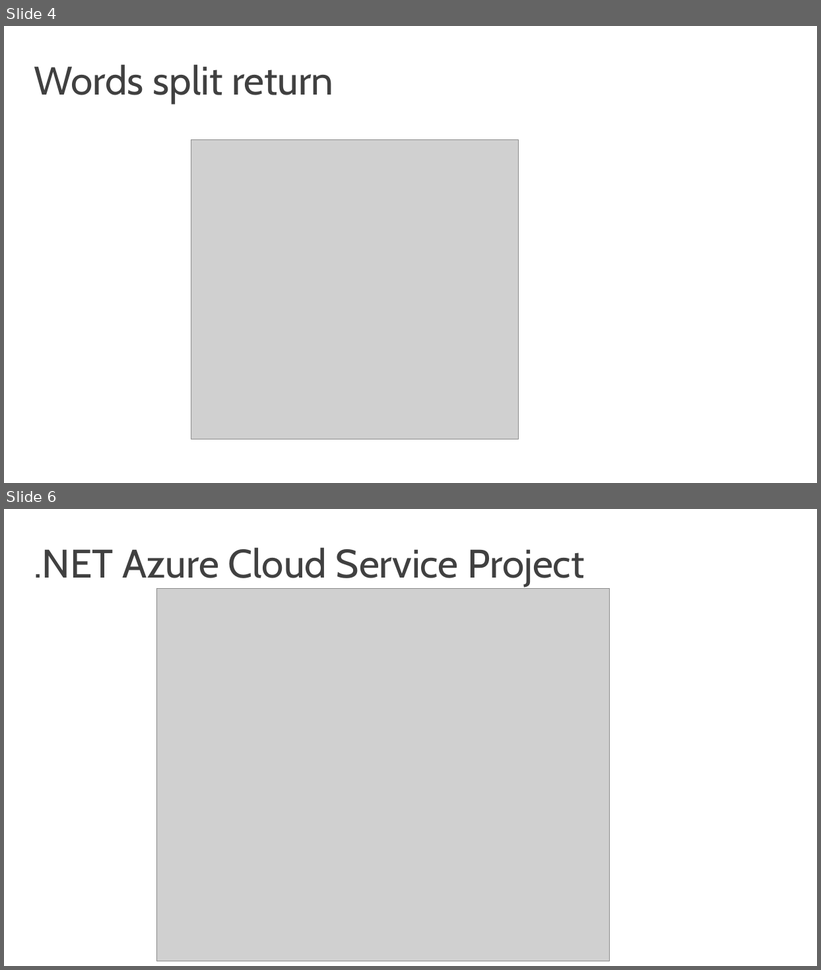
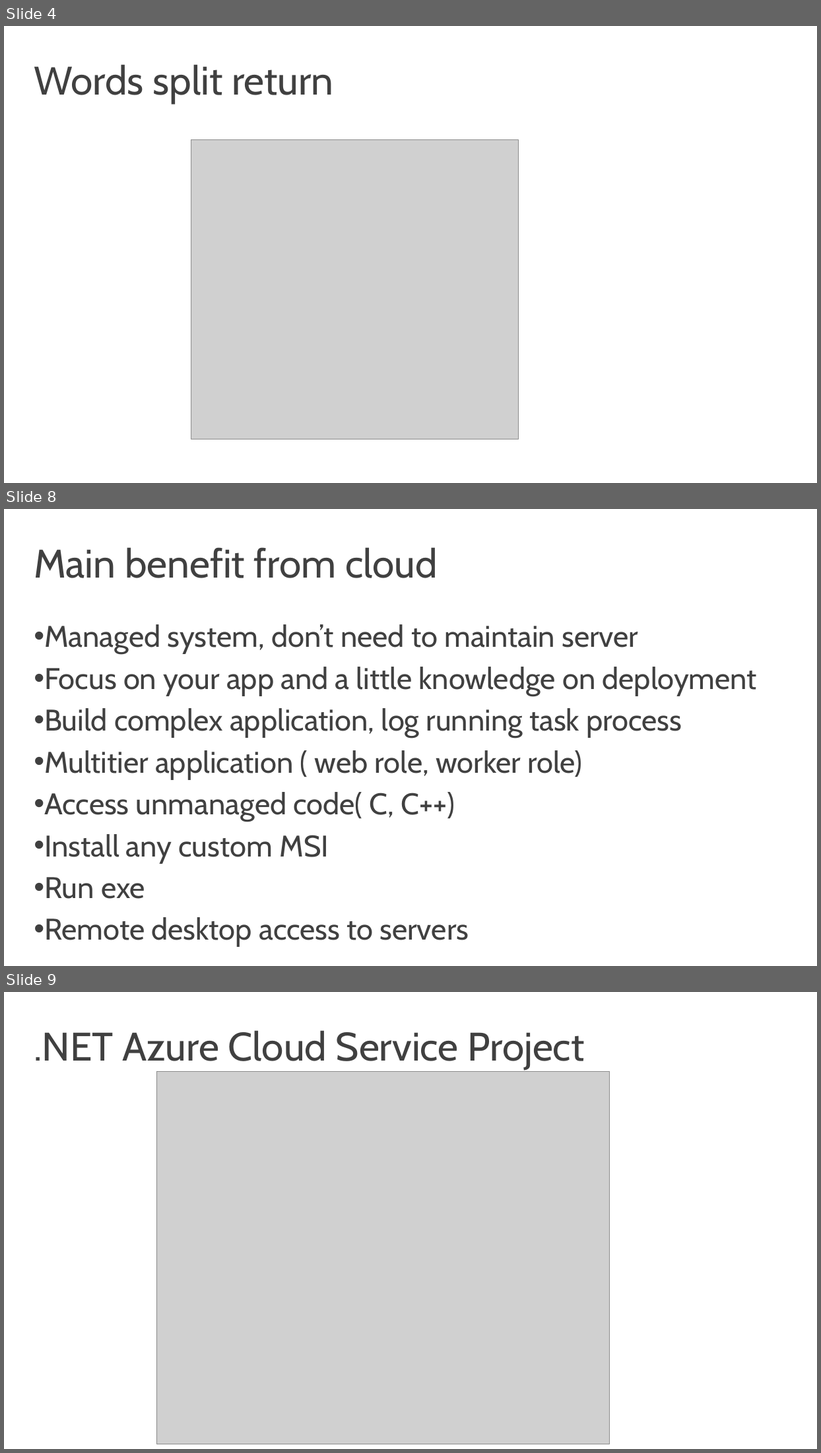
Before and after one commit to codesanook/PageFeedback, a slide deck: Azure Cloud Service Deployment.pptx. Shown one above the other, each under a label of ours: slides 4 and 6 before the commit, slides 4, 8 and 9 after it; the slides between them are not shown. The pictures are 821x970 and 821x1453 pixels, drawn with LibreOffice and Linux fonts; fonts in the diff are those of the drawing; grey boxes stand for pictures. Boxes give left, top, right and bottom in pixels: in the first picture for what was removed or moved away, otherwise in the second. Text is boxed around its words. In the diff, an @@ line names an element or a change of style, - is before the commit and + after.

```diff
--- a/Azure Cloud Service Deployment.pptx
+++ b/Azure Cloud Service Deployment.pptx
@@ slide 8 added at (4, 509, 817, 966), background #FFFFFF @@
@@ title added at (34, 547, 438, 578), 48 pt, text #404040 @@
+Main benefit from cloud
@@ text added at (44, 625, 757, 947), 36 pt, text #404040 @@
+• Managed system, don’t need to maintain server
+• Focus on your app and a little knowledge on deployment
+• Build complex application, log running task process
+• Multitier application ( web role, worker role)
+• Access unmanaged code( C, C++)
+• Install any custom MSI
+• Run exe
+• Remote desktop access to servers
@@ what was slide 6 is now slide 9 @@
```
Also in this commit, not shown: 7 slides changed, 10 other slides added, 10 slides removed.
